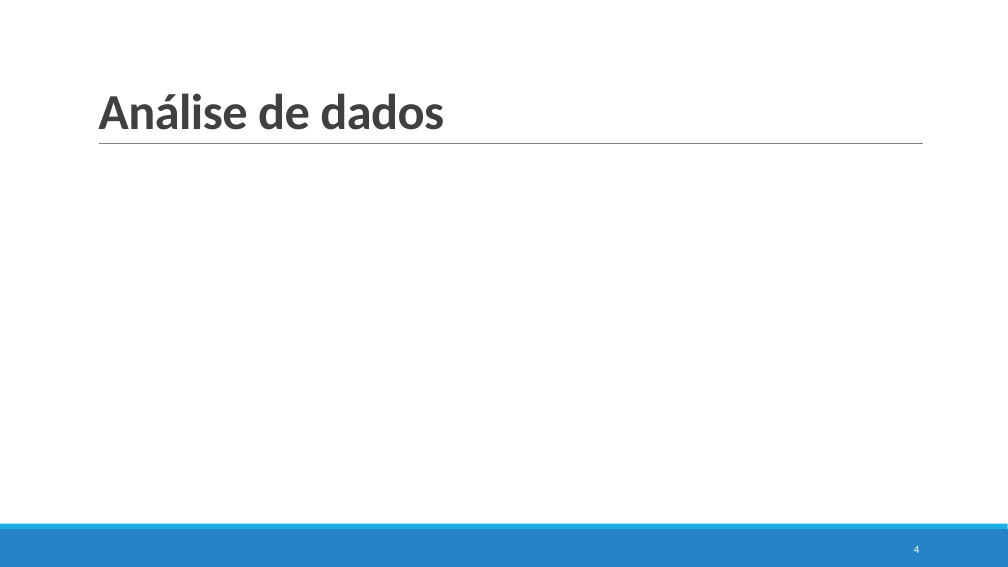
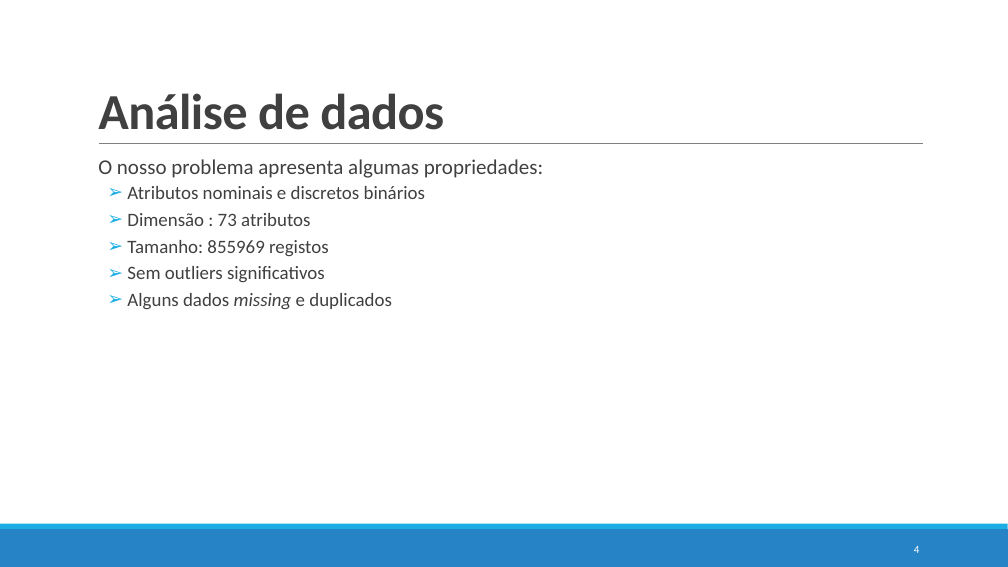
Before and after one commit to pedrovponte/IART-g39, a slide deck: slide 4 of proj2/docs/finalpresentation.pptx. Drawn at 1008x567 pixels with LibreOffice and Linux fonts; fonts in the diff are those of the drawing. Boxes give left, top, right and bottom in pixels: in the first picture for what was removed or moved away, otherwise in the second. Text is boxed around its words. In the diff, an @@ line names an element or a change of style, - is before the commit and + after.

```diff
--- a/proj2/docs/finalpresentation.pptx
+++ b/proj2/docs/finalpresentation.pptx
@@ text added at (x1=98, y1=159, x2=543, y2=309), 18 pt, text #404040 @@
+  O nosso problema apresenta algumas propriedades:
+  ➢ Atributos nominais e discretos binários
+  ➢ Dimensão : 73 atributos
+  ➢ Tamanho: 855969 registos
+  ➢ Sem outliers significativos
+  ➢ Alguns dados missing e duplicados
```
Also in this commit, not shown: 3 other slides changed, 1 other file.
